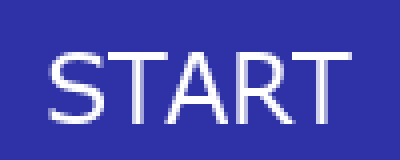
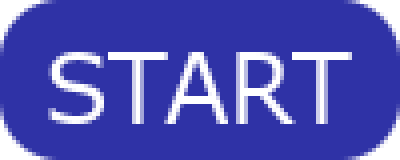
Layered file, before and after one edit (400 × 160). Changes by layer:
renamed "Fondo" to "START", moved it above "Fondo", painted on it over bbox(0, 0, 400, 160)
renamed "START" to "Fondo", painted on it over bbox(0, 0, 400, 160)
